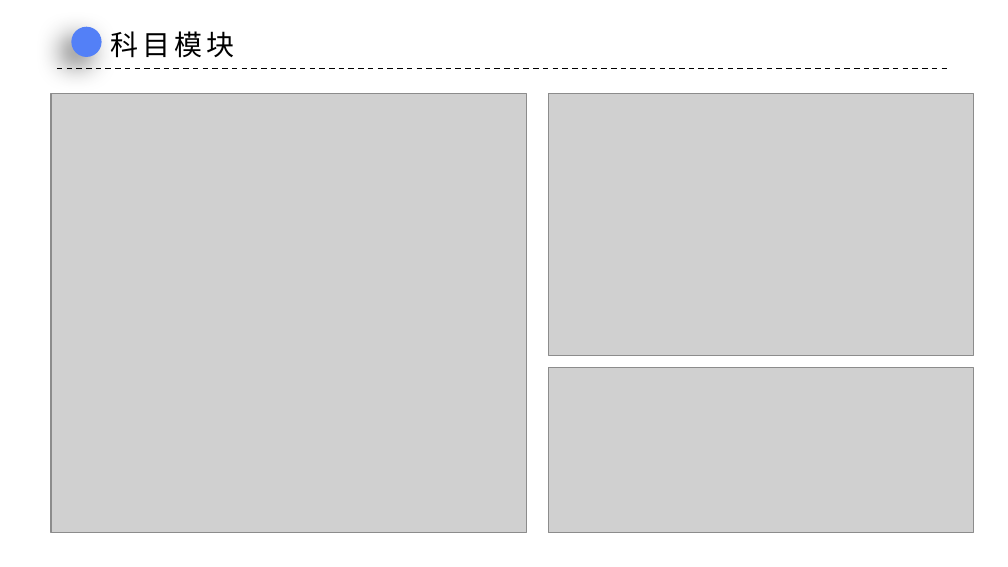
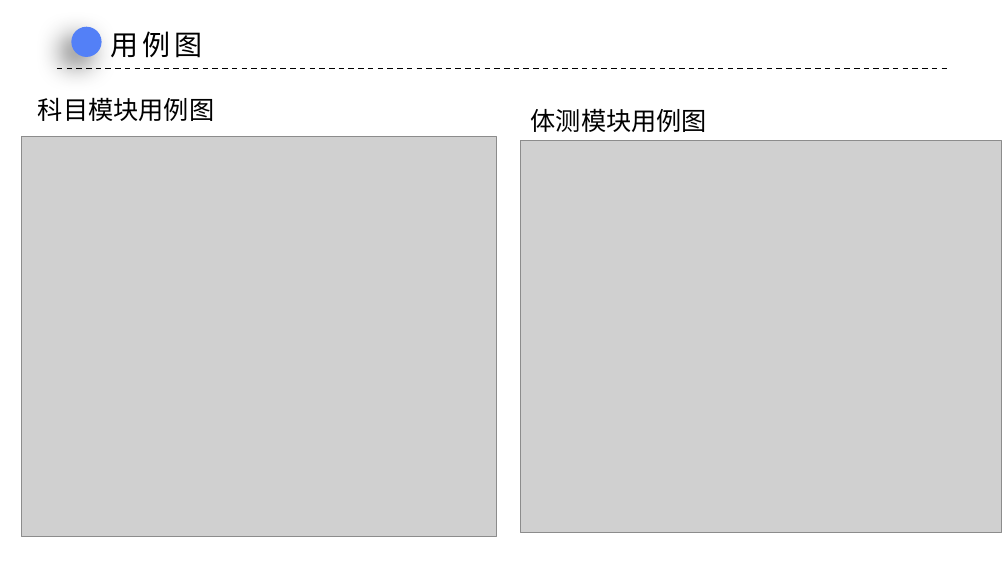
Before and after one commit to rufeng-h/healthman, a slide deck: slide 8 of docs/中期答辩.pptx (slide 6 before the commit). Drawn at 1008x567 pixels with LibreOffice and Linux fonts; fonts in the diff are those of the drawing; grey boxes stand for pictures; background and template pictures are left out. Boxes give left, top, right and bottom in pixels: in the first picture for what was removed or moved away, otherwise in the second. Text is boxed around its words. In the diff, an @@ line names an element or a change of style, - is before the commit and + after.

```diff
--- a/docs/中期答辩.pptx
+++ b/docs/中期答辩.pptx
@@ text added at bbox=[110, 31, 202, 58], 20 pt, text #000000 @@
+用例图
@@ text at bbox=[38, 97, 214, 121]: text changed; size 20 to 18 pt; font Noto Sans CJK SC to Calibri @@
-科目模块
+科目模块用例图
@@ text added at bbox=[531, 108, 707, 132], 18 pt, text #000000 @@
+体测模块用例图
@@ picture: place and size @@
-picture at bbox=[51, 94, 526, 533]
+picture at bbox=[21, 137, 496, 537]
@@ picture: place and size @@
-picture at bbox=[548, 94, 974, 356]
+picture at bbox=[521, 141, 1002, 533]
@@ picture removed at bbox=[548, 367, 974, 533] @@
```
Also in this commit, not shown: 2 other slides changed, 8 slides added, 3 slides removed, 15 other files.
